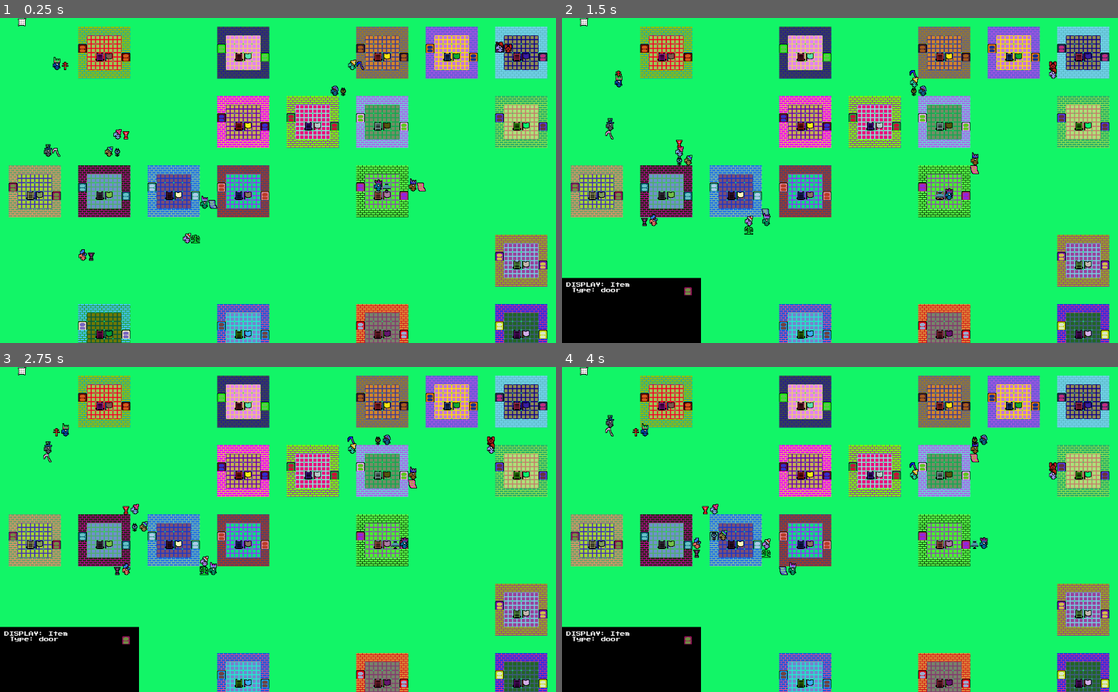
Above: before the commit, frames 1-4 (two rows, left to right).
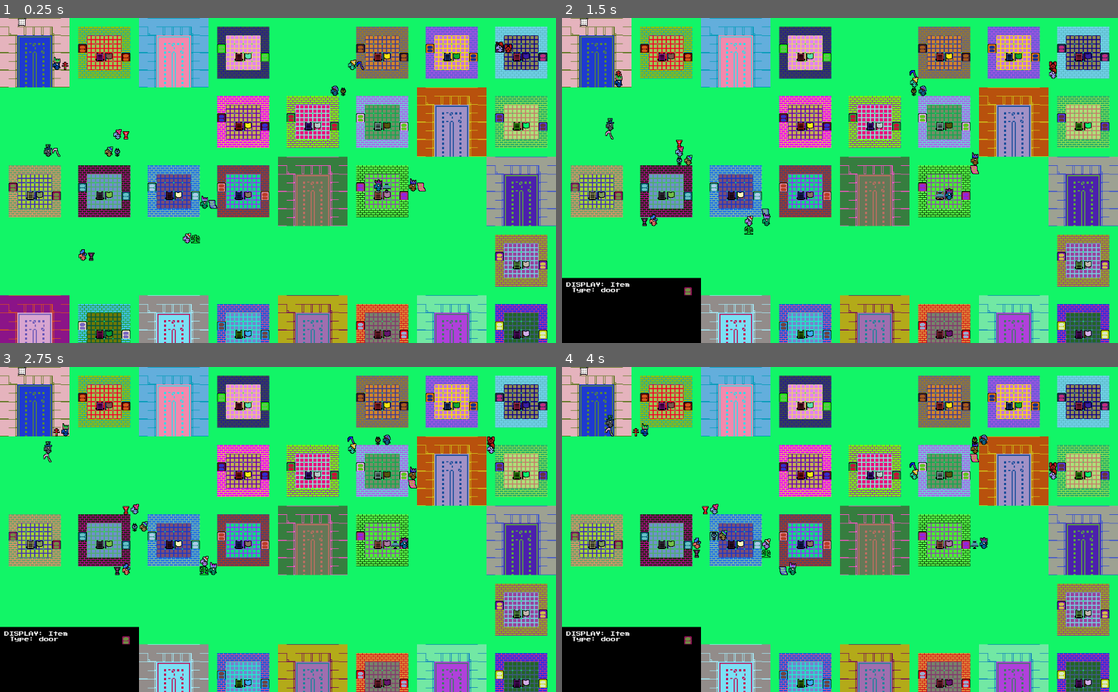
Above: after the commit, the same moments.

Repository: medmaster0/RogueCiv
Game: Godot game, scene res://Game.tscn
Two runs of this game, one before a commit and one after it. Both use one fixed random seed, a clock stepped at 60 frames per second and the inputs below.
Inputs (mouse positions are in pixels of both pictures, inside the frame that each line leads up to):
- Up to frame 1 (0.25 s): no input
- Up to frame 2 (1.5 s): click (573, 187) at 0.52 s; click (573, 187) at 1.27 s
- Up to frame 3 (2.75 s): click (11, 536) at 2.02 s
- Up to frame 4 (4 s): no input

The runs differ from the first frame. In frame 1, 21% of the frame differs, in the area x 0-100%, y 0-100%; in frame 2, 19%; in frame 3, 19%; in frame 4, 19%.

Commit message:
Can flip items with the rotate function

Diff:
--- a/DEBUGSCRATCHPAD.gd
+++ b/DEBUGSCRATCHPAD.gd
@@ -12,21 +12,32 @@
 func _ready():
 	randomize()
 
-	for i in range(30):
-		var temp_bird = Pheasant.instance()
-		temp_bird.position = Vector2(randi()%int(get_viewport().size.x), randi()%int(get_viewport().size.y))
-		add_child(temp_bird)
+#	for i in range(30):
+#		var temp_bird = Pheasant.instance()
+#		temp_bird.position = Vector2(randi()%int(get_viewport().size.x), randi()%int(get_viewport().size.y))
+#		add_child(temp_bird)
+#
+#	for i in range(300):
+#		var temp_weapon = MajorArcWeapon.instance()
+#		temp_weapon.position = Vector2(randi()%int(get_viewport().size.x), randi()%int(get_viewport().size.y))
+#		add_child(temp_weapon)
+#
+#	for i in range(300):
+#		var temp_item = Item.instance()
+#		temp_item.position = Vector2(randi()%int(get_viewport().size.x), randi()%int(get_viewport().size.y))
+#		add_child(temp_item)
+#		temp_item.setTile(201 + randi()%15)
 
-	for i in range(300):
-		var temp_weapon = MajorArcWeapon.instance()
-		temp_weapon.position = Vector2(randi()%int(get_viewport().size.x), randi()%int(get_viewport().size.y))
-		add_child(temp_weapon)
+	var temp_item = Item.instance()
+	temp_item.position = Vector2(16,16)
+	add_child(temp_item)
+	temp_item.setTile(202)
+	temp_item.rotateSprites(5)
 
-	for i in range(300):
-		var temp_item = Item.instance()
-		temp_item.position = Vector2(randi()%int(get_viewport().size.x), randi()%int(get_viewport().size.y))
-		add_child(temp_item)
-		temp_item.setTile(201 + randi()%15)
+	temp_item = Item.instance()
+	temp_item.position = Vector2(0,0)
+	add_child(temp_item)
+	temp_item.setTile(202)
 
 # Called every frame. 'delta' is the elapsed time since the previous frame.
 #func _process(delta):
--- a/Game.gd
+++ b/Game.gd
@@ -27,6 +27,7 @@
 #var map_buildings_bot = [] #building items that should be built below everything
 var map_buildings = [] #building items (no diff between top and bottom) -> Always under creature
 var neighboorhood_layout #will hold the neighborhood layout data
+var neighboorhood_flow_map #Will hold the layout flow data
 var wall_indices = [102] #tile indices that creatures can't walk through
 
 #STANDARD GAME SCENE GLOBALS
@@ -109,21 +110,12 @@
 
 
 
-#	#Make a bunch of rando items
-#	for i in range(10):
-#		var temp_item = Item.instance()
-#		var temp_map_position = Vector2( floor(rand_range(min_x_map,max_x_map)) ,  floor(rand_range(min_y_map,max_y_map))  )
-#		var temp_world_position = $TileMap.map_to_world(temp_map_position);
-#		temp_item.position = temp_world_position
-#		add_child(temp_item)
-#		map_items.append(temp_item)
-
-
 	#DEBUG -> inject random creature into caveMap
 	#$CaveMap.enterMainCreature(map_creatures[randi()%map_creatures.size()])
 
 	#Generate Neighborhood Layout
 	neighboorhood_layout = RogueGen.GenerateCorridorMaze(8,5,1)
+	neighboorhood_flow_map = RogueGen.DetermineFlowMap(neighboorhood_layout)
 
 	#Construct the neighboorhood
 	var tiles_per_plot = 8 #how many tiles are on each building plot
@@ -137,6 +129,57 @@
 					var temp_y_coord = j * $TileMap.cell_size.y * tiles_per_plot
 					BuildingGen.put_items_building_plot(self, temp_x_coord, temp_y_coord, 0)
 	pass
+
+	#Construct the roads (based on flow)
+	for i in neighboorhood_flow_map.size(): #the x dim
+		for j in neighboorhood_flow_map[i].size(): #the y dim
+			var temp_x_coord = i * $TileMap.cell_size.x * tiles_per_plot
+			var temp_y_coord = j * $TileMap.cell_size.y * tiles_per_plot
+			var block_type = neighboorhood_flow_map[i][j]
+			match(block_type):
+				'0000':
+					print("hit")
+				'0001':
+					print("hit")
+				'0010':
+					print("hit")
+				'0011':
+					print("hit")
+				'0100':
+					print("hit")
+				'0101':
+					print("hit")
+				'0110':
+					print("hit")
+				'0111':
+					print("end")
+					BuildingGen.put_items_street_end(self, temp_x_coord, temp_y_coord, 0)
+				'1000':
+					print("hit")
+				'1001':
+					print("hit")
+				'1010':
+					print("hit")
+				'1011':
+					print("end")
+					BuildingGen.put_items_street_end(self, temp_x_coord, temp_y_coord, 0)
+				'1100':
+					print("hit")
+				'1101':
+					print("end")
+					BuildingGen.put_items_street_end(self, temp_x_coord, temp_y_coord, 0)
+				'1110':
+					print("end")
+					BuildingGen.put_items_street_end(self, temp_x_coord, temp_y_coord, 0)
+				'1111':
+					print("hit")
+
+
+
+
+
+
+
 
 	#Make a bunch of rando creatures....
 	for i in range(num_creatures):
@@ -155,7 +198,7 @@
 
 	#DEBUG
 #	var test_map = RogueGen.GenerateVault_v1(Vector2(16,16))
-#	var flow_map = RogueGen.DetermineFlowMap(test_map.map)
+#	var flow_map = RogueGen.DetermineFlowMap(neighboorhood_layout)
 #	for row in flow_map:
 #		print(row)
 #
--- a/Scenes/Item.gd
+++ b/Scenes/Item.gd
@@ -307,3 +307,62 @@
 #This function will disable the select button
 func disableSelect():
 	find_node("SelectButton").visible = false #need to disable button
+
+#Function to rotate the items...
+#Will preserve the position, but will change the sprite offsets
+#Code:
+# 0 - 0 degrees
+# 1 - 90
+# 2 - 180
+# 3 - -90
+# 4 - Flip H <>
+# 5 - Flip V ^ v
+func rotateSprites(rotation_code):
+
+	match(rotation_code):
+		0:
+			#Adjust the rotation
+			$Prim.rotation_degrees = 0
+			$Seco.rotation_degrees = 0
+			$Tert.rotation_degrees = 0
+			#Adjust the offset
+			$Prim.offset = Vector2(0,0)
+			$Seco.offset = $Prim.offset
+			$Tert.offset = $Prim.offset
+		1:
+			#Adjust the rotation
+			$Prim.rotation_degrees = 90
+			$Seco.rotation_degrees = 90
+			$Tert.rotation_degrees = 90
+			#Adjust the offset
+			$Prim.offset = Vector2(0,-16)
+			$Seco.offset = $Prim.offset
+			$Tert.offset = $Prim.offset
+		2:
+			#Adjust the rotation
+			$Prim.rotation_degrees = 180
+			$Seco.rotation_degrees = 180
+			$Tert.rotation_degrees = 180
+			#Adjust the offset
+			$Prim.offset = Vector2(-16,-16)
+			$Seco.offset = $Prim.offset
+			$Tert.offset = $Prim.offset
+		3:
+			#Adjust the rotation
+			$Prim.rotation_degrees = -90
+			$Seco.rotation_degrees = -90
+			$Tert.rotation_degrees = -90
+			#Adjust the offset
+			$Prim.offset = Vector2(-16,0)
+			$Seco.offset = $Prim.offset
+			$Tert.offset = $Prim.offset
+		4:
+			#Flip Horizontal < >
+			$Prim.flip_h = !$Prim.flip_h
+			$Seco.flip_h = !$Seco.flip_h
+			$Tert.flip_h = !$Tert.flip_h
+		5:
+			#Flip Vert ^ v
+			$Prim.flip_v = !$Prim.flip_v
+			$Seco.flip_v = !$Seco.flip_v
+			$Tert.flip_v = !$Tert.flip_v
--- a/Scripts/BuildingGen.gd
+++ b/Scripts/BuildingGen.gd
@@ -95,7 +95,7 @@
 ##Function that puts the building items in a Main Game Scene
 # The game_scene will put the items as children
 # But will also keep track of them in map_items[][][] 3D indexed arrays
-# Also map_buildings_top and map_buildings_bot
+# Also map_buildings
 # The x_coord and y_coord are global coords of top left corner
 # But assume they are aligned on tiles!!!
 func put_items_building_plot(game_scene, x_coord_global, y_coord_global, z_coord):
@@ -232,3 +232,88 @@
 					temp_item.SetSecoColor(floorSeco)
 					temp_item.find_node("SelectButton").visible = false
 					temp_item.z_index = z_coord - 1
+
+
+#We now have some hardcoded street map layouts....
+#TWO arrays for each layout!
+# -> One for "item" tiles
+# -> Another one for orientation/rotation of the tile
+var streetEnd_tiles = [
+
+[12,11,11,11,11,11,11,12],
+[11,14,15,15,15,15,14,11],
+[11,15,10,06,06,10,15,11],
+[11,15,06,09,09,06,15,11],
+[11,15,06,06,06,06,15,11],
+[11,15,06,06,06,06,15,11],
+[11,15,06,06,06,06,15,11],
+[11,15,06,06,06,06,15,11]
+
+]
+
+#These correspond to the rotation code for Item.rotate function
+var streetEnd_orientation = [
+
+[0,0,0,0,0,0,0,0],
+[0,0,0,0,0,0,0,0],
+[0,0,3,1,1,0,2,0],
+[2,0,0,2,3,2,2,2],
+[0,0,0,2,0,2,2,0],
+[2,0,0,2,0,2,2,2],
+[0,0,0,2,0,2,2,0],
+[2,0,0,2,0,2,2,2]
+
+]
+
+
+##Function that puts the building items in a Main Game Scene
+# The game_scene will put the items as children
+# But will also keep track of them in map_items[][][] 3D indexed arrays
+# Also map_buildings_top and map_buildings_bot
+# The x_coord and y_coord are global coords of top left corner
+# But assume they are aligned on tiles!!!
+func put_items_street_end(game_scene, x_coord_global, y_coord_global, z_coord):
+	var Item = load("res://Scenes//Item.tscn") #Used as a template for making items
+
+	var temp_item #the temp item used to create the items
+	var temp_x_coord_global #the global position of created item
+	var temp_y_coord_global #the global position of created item
+	var temp_x_coord_map #the map position of created item
+	var temp_y_coord_map #the map position of created item
+	var tile_size = 16 #How many global pixels wide/high a tile is....
+
+	#COLORS>..... SHOULD handle this better
+	var roadPrim = Color(randf(), randf(), randf())
+	var roadSeco = Color(randf(), randf(), randf())
+	var sidewalkPrim = Color(randf(), randf(), randf())
+	var sidewalkSeco = Color(randf(), randf(), randf())
+
+	#Read through the map - NOTE THE ORDER OF ROWS/COLS!!!
+	for i in range(streetEnd_tiles.size()): #rows, y-dim
+		for j in range(streetEnd_tiles[i].size()): #cols, x-dim
+			#Figure out coords
+			temp_x_coord_map = j + (x_coord_global/tile_size)
+			temp_y_coord_map = i + (y_coord_global/tile_size)
+			temp_x_coord_global = tile_size * temp_x_coord_map
+			temp_y_coord_global = tile_size * temp_y_coord_map
+
+			#Choose Item type and Building Array
+			#Basically, we add 200 to it.
+			var tile_type = streetEnd_tiles[i][j]
+			var orientation_type = streetEnd_orientation[i][j]
+			#Create Item
+			temp_item = Item.instance()
+			temp_item.position = Vector2(temp_x_coord_global,temp_y_coord_global)
+			game_scene.add_child(temp_item)
+			temp_item.setTile(int(tile_type) + 200)
+			temp_item.rotateSprites(orientation_type)
+			game_scene.map_buildings[temp_x_coord_map][temp_y_coord_map][z_coord].append(temp_item)
+			#200-210 are roads,
+			if int(tile_type) + 200 <= 210:
+				temp_item.SetPrimColor(roadPrim)
+				temp_item.SetSecoColor(roadSeco)
+			else:
+				temp_item.SetPrimColor(sidewalkPrim)
+				temp_item.SetSecoColor(sidewalkSeco)
+			temp_item.find_node("SelectButton").visible = false
+			temp_item.z_index = z_coord - 1
